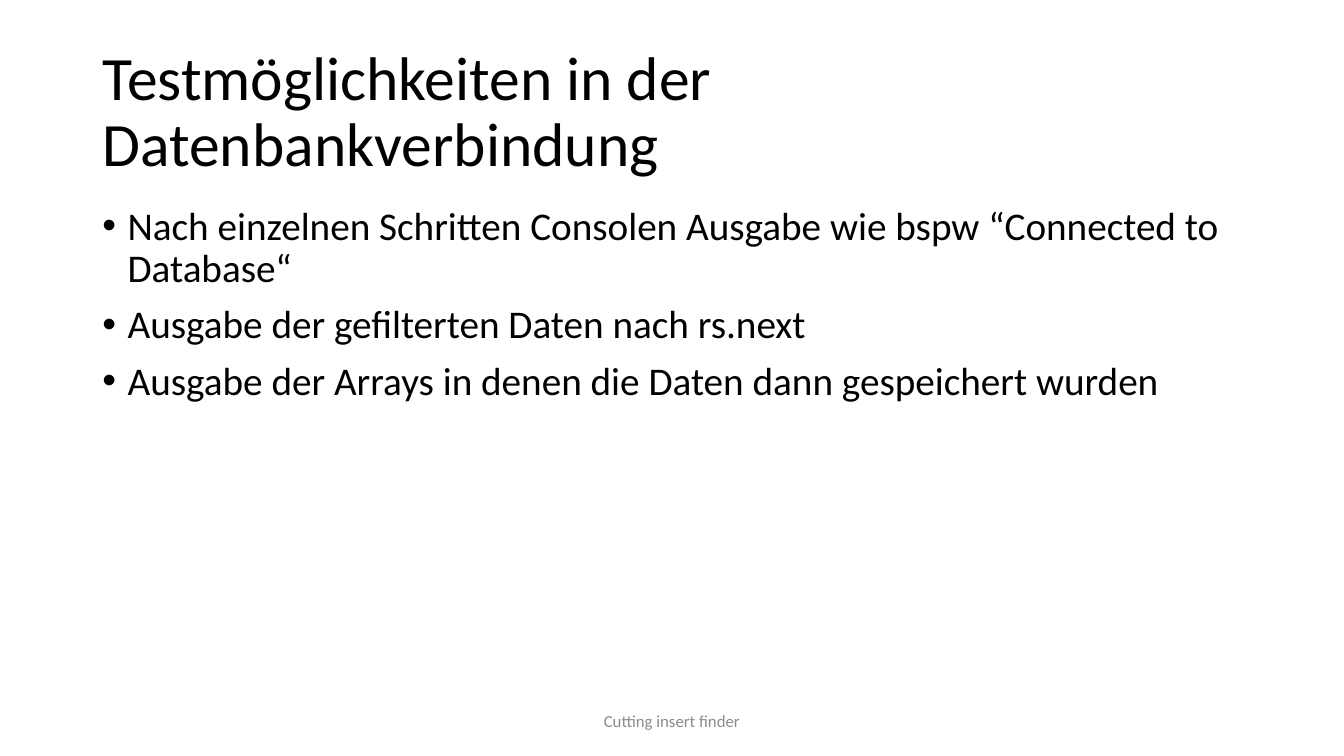
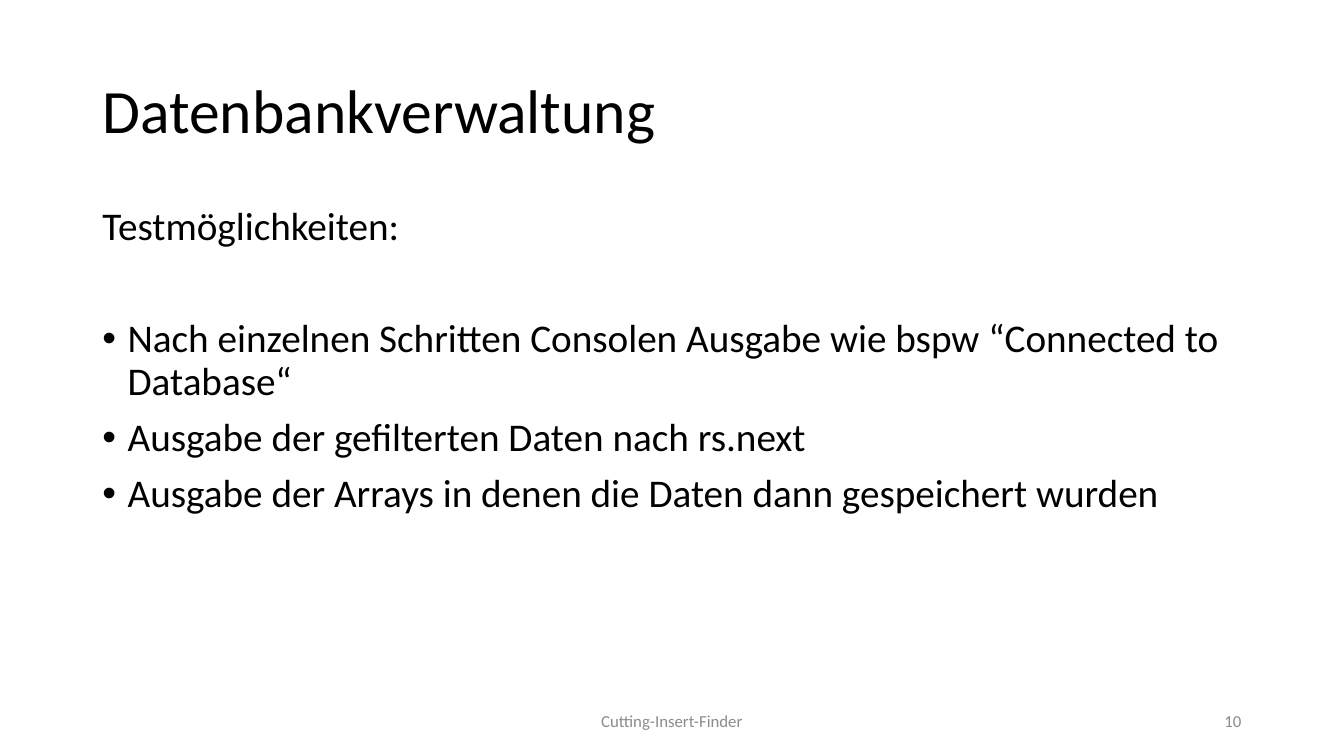
Before and after one commit to vinzenzdreher/DV-Projekt, a slide deck: slide 10 of 4_Praesentation/CuttingInsert Finder.pptx. Drawn at 1344x756 pixels with LibreOffice and Linux fonts; fonts in the diff are those of the drawing; background and template pictures are left out. Boxes give left, top, right and bottom in pixels: in the first picture for what was removed or moved away, otherwise in the second. Text is boxed around its words. In the diff, an @@ line names an element or a change of style, - is before the commit and + after.

```diff
--- a/4_Praesentation/CuttingInsert Finder.pptx
+++ b/4_Praesentation/CuttingInsert Finder.pptx
@@ title at (102, 90, 655, 144): text changed @@
-Testmöglichkeiten in der Datenbankverbindung
+Datenbankverwaltung
@@ text at (102, 212, 399, 247): paragraph added @@
+Testmöglichkeiten:
@@ text at (601, 715, 742, 730): text changed @@
-Cutting insert finder
+Cutting-Insert-Finder
@@ page number added at (1224, 716, 1241, 727), 12 pt, text #8C8C8C @@
+10
```
Also in this commit, not shown: 11 other slides changed, 1 slide added, 1 slide removed, 1 other file.
